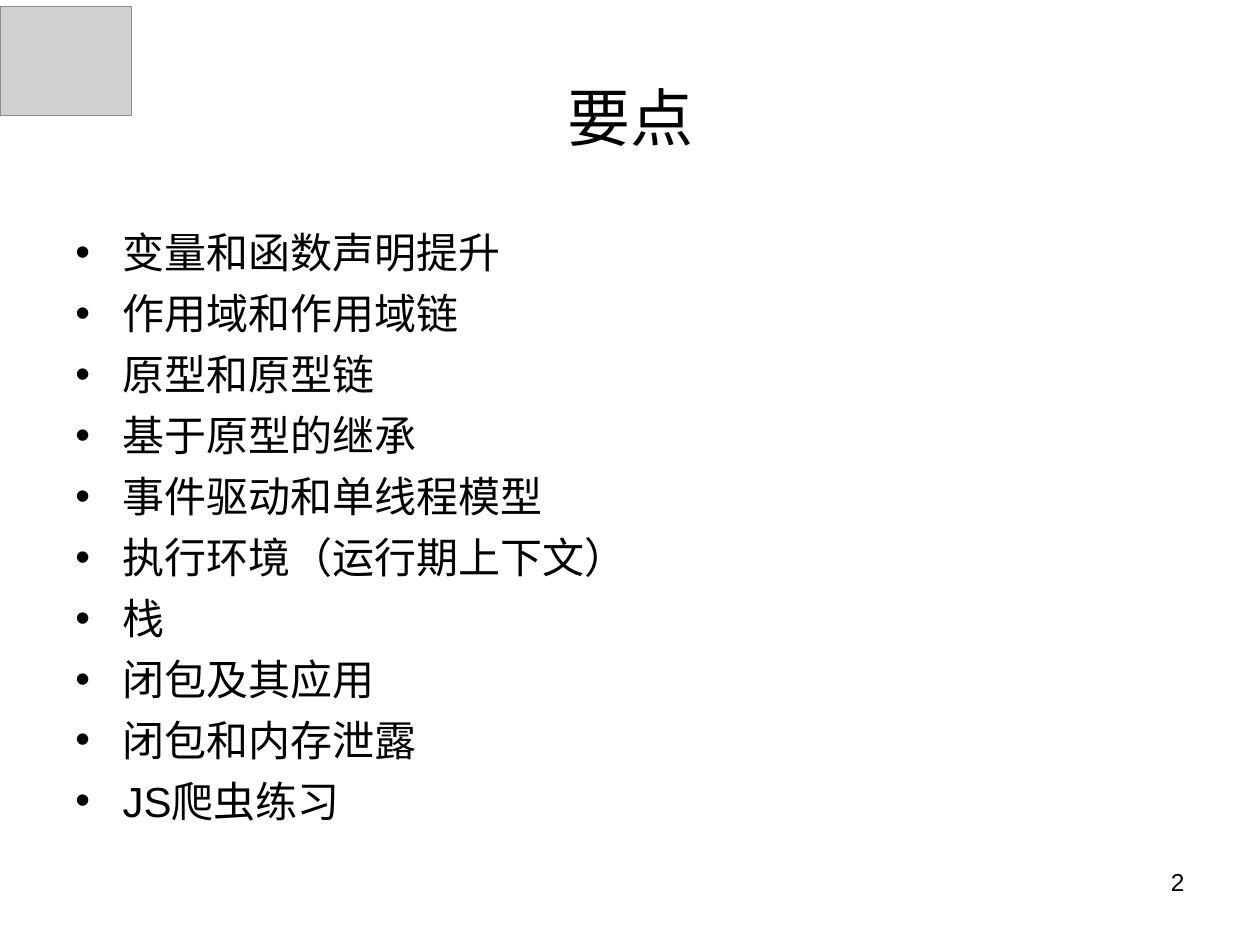
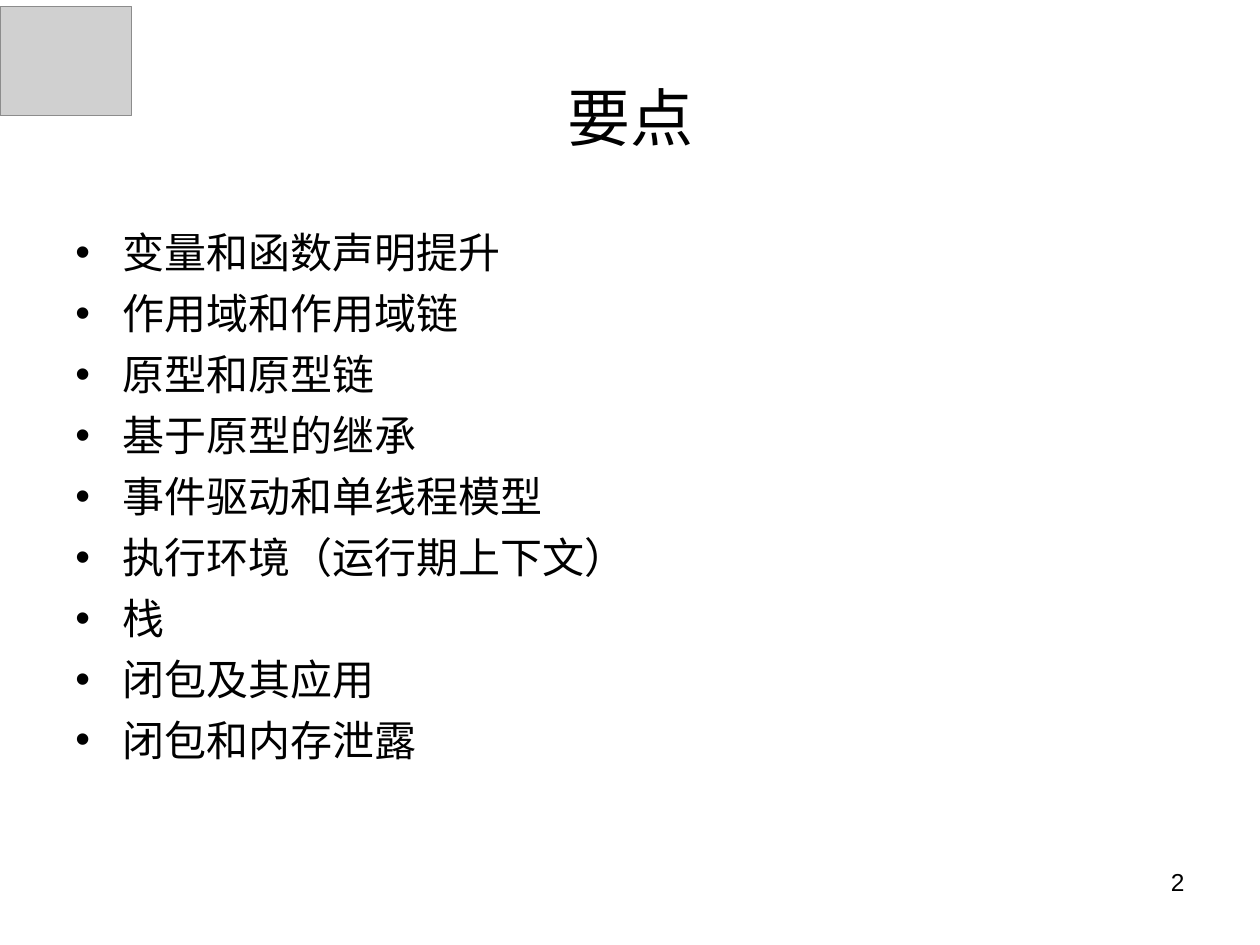
Before and after one commit to panxuepeng/javascript, a slide deck: slide 2 of ppt/第二天课程.ppt. Drawn at 1260x945 pixels with LibreOffice and Linux fonts; fonts in the diff are those of the drawing; grey boxes stand for pictures. Boxes give left, top, right and bottom in pixels: in the first picture for what was removed or moved away, otherwise in the second. Text is boxed around its words. In the diff, an @@ line names an element or a change of style, - is before the commit and + after.

```diff
--- a/ppt/第二天课程.ppt
+++ b/ppt/第二天课程.ppt
@@ text at [123, 783, 340, 821]: paragraph removed @@
-• JS爬虫练习
```
Also in this commit, not shown: 3 other slides changed, 15 slides removed, 2 other files.
